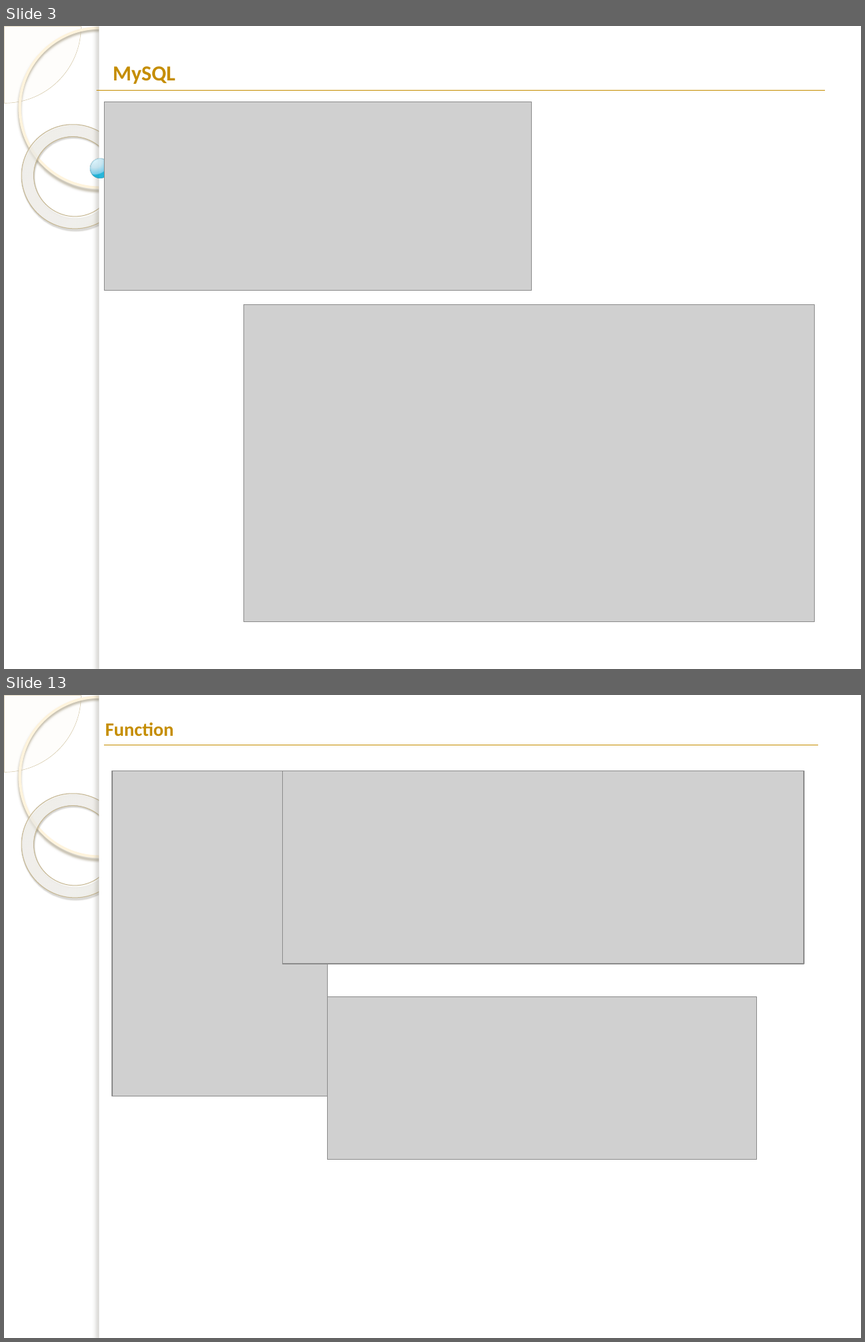
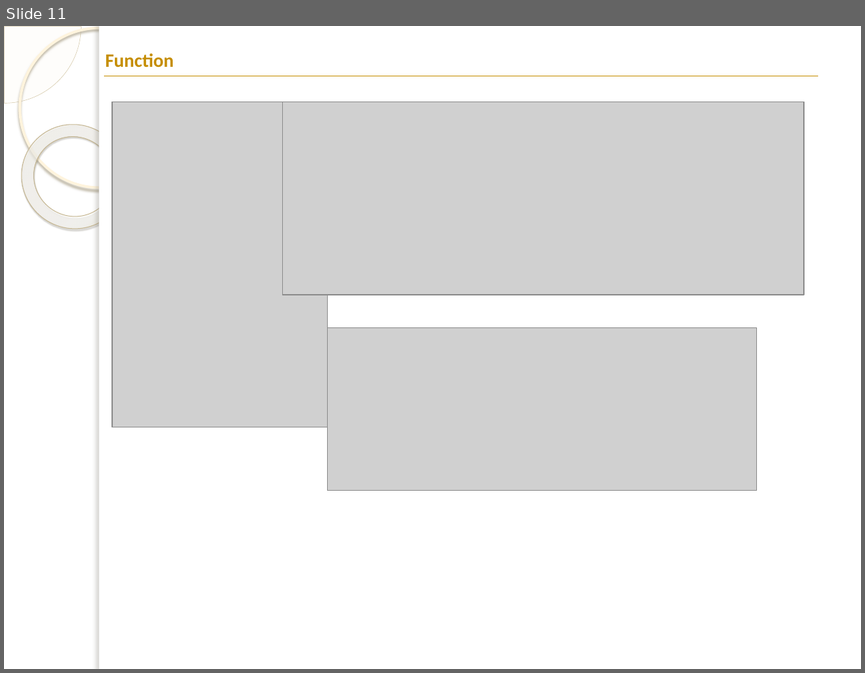
Before and after one commit to mohammadbtc100/courses, a slide deck: Database/DB-lab-2.pptx. Shown one above the other, each under a label of ours: slides 3 and 13 before the commit, slide 11 after it; the slides between them are not shown. The pictures are 865x1342 and 865x673 pixels, drawn with LibreOffice and Linux fonts; fonts in the diff are those of the drawing; grey boxes stand for pictures; background and template pictures are left out. Boxes give left, top, right and bottom in pixels: in the first picture for what was removed or moved away, otherwise in the second. Text is boxed around its words. In the diff, an @@ line names an element or a change of style, - is before the commit and + after.

```diff
--- a/Database/DB-lab-2.pptx
+++ b/Database/DB-lab-2.pptx
@@ slide 3 removed at box(4, 26, 861, 669), background picture (left out); not listed: 5 template elements that a slide beside it also shows @@
@@ text removed at box(113, 66, 175, 84) @@
-MySQL
@@ line removed from (96, 90) to (825, 90) @@
@@ picture removed at box(104, 102, 531, 291) @@
@@ ellipse removed at box(90, 159, 110, 178) @@
@@ picture removed at box(244, 305, 815, 622) @@
@@ what was slide 13 is now slide 11 @@
```
Also in this commit, not shown: 1 slide changed, 36 slides added, 10 other slides removed.
